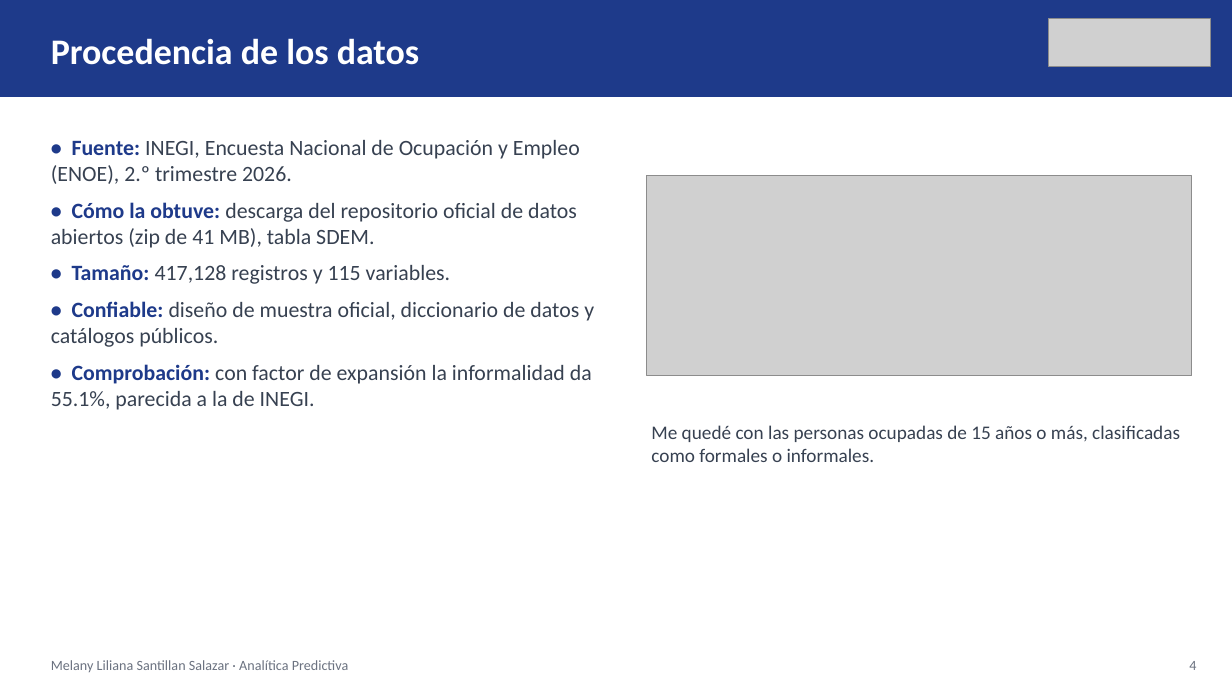
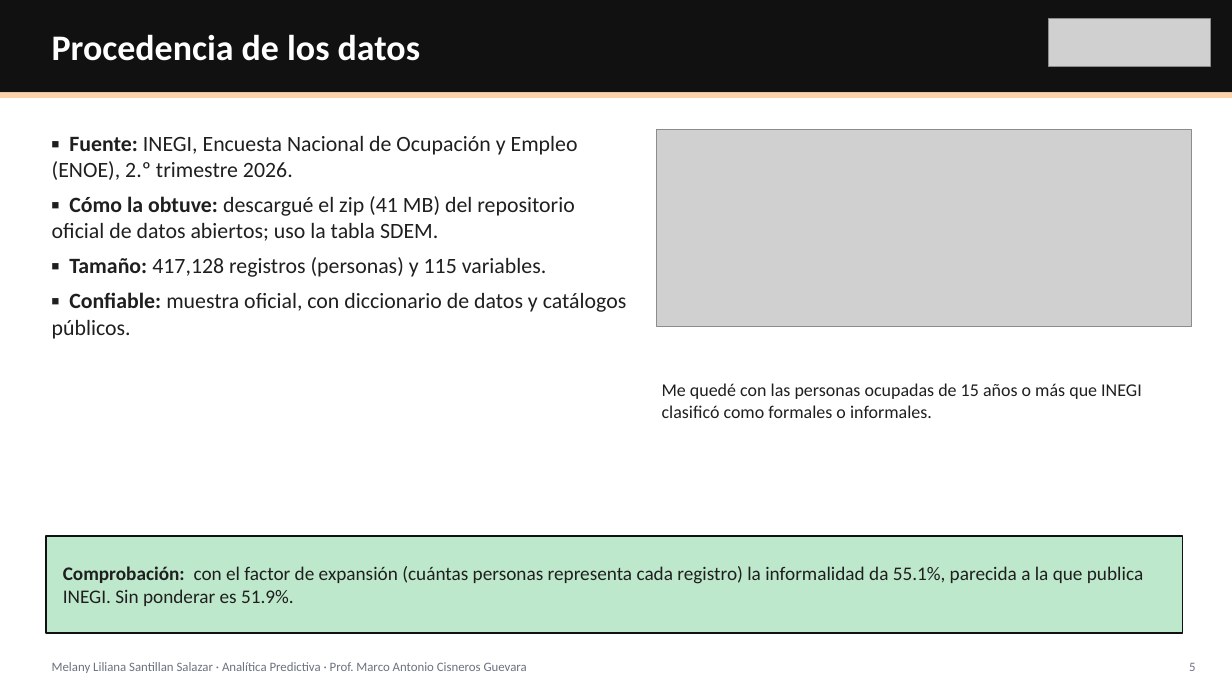
Before and after one commit to ivxnwww/Polymarket-UP-DOWN-5m, a slide deck: slide 5 of proyecto_enoe/Presentacion_Proyecto_ENOE.pptx (slide 4 before the commit). Drawn at 1232x693 pixels with LibreOffice and Linux fonts; fonts in the diff are those of the drawing; grey boxes stand for pictures. Boxes give left, top, right and bottom in pixels: in the first picture for what was removed or moved away, otherwise in the second. Text is boxed around its words. In the diff, an @@ line names an element or a change of style, - is before the commit and + after.

```diff
--- a/proyecto_enoe/Presentacion_Proyecto_ENOE.pptx
+++ b/proyecto_enoe/Presentacion_Proyecto_ENOE.pptx
@@ rectangle: place and size @@
-rectangle at [0, 0, 1232, 97]
+rectangle at [0, 0, 1232, 92]
@@ rectangle at [0, 0, 1232, 92]: fill #1E3A8A to #111111 @@
@@ text "Procedencia de los datos" at [52, 34, 420, 61]: less space between paragraphs @@
@@ rectangle added at [0, 92, 1232, 98], fill #FBD3A8 @@
@@ text at [52, 136, 627, 339]: text changed; text colour #374151 to #1F1F1F @@
-• Fuente: INEGI, Encuesta Nacional de Ocupación y Empleo (ENOE), 2.º trimestre 2026.
-• Cómo la obtuve: descarga del repositorio oficial de datos abiertos (zip de 41 MB), tabla SDEM.
-• Tamaño: 417,128 registros y 115 variables.
-• Confiable: diseño de muestra oficial, diccionario de datos y catálogos públicos.
-• Comprobación: con factor de expansión la informalidad da 55.1%, parecida a la de INEGI.
+▪ Fuente: INEGI, Encuesta Nacional de Ocupación y Empleo (ENOE), 2.º trimestre 2026.
+▪ Cómo la obtuve: descargué el zip (41 MB) del repositorio oficial de datos abiertos; uso la tabla SDEM.
+▪ Tamaño: 417,128 registros (personas) y 115 variables.
+▪ Confiable: muestra oficial, con diccionario de datos y catálogos públicos.
@@ picture: place and size @@
-picture at [647, 176, 1192, 376]
+picture at [656, 129, 1192, 326]
@@ text at [662, 383, 1142, 418]: text changed; size 15 to 14 pt; text colour #374151 to #1F1F1F @@
-Me quedé con las personas ocupadas de 15 años o más, clasificadas como formales o informales.
+Me quedé con las personas ocupadas de 15 años o más que INEGI clasificó como formales o informales.
@@ rectangle added at [46, 536, 1183, 633], fill #BDE8CB, outline #111111 1.25 pt @@
@@ text added at [63, 566, 1143, 606], 15 pt, text #1F1F1F @@
+Comprobación: con el factor de expansión (cuántas personas representa cada registro) la informalidad da 55.1%, parecida a la que publica INEGI. Sin ponderar es 51.9%.
@@ text at [52, 662, 527, 673]: text changed; size 11 to 10 pt @@
-Melany Liliana Santillan Salazar · Analítica Predictiva
+Melany Liliana Santillan Salazar · Analítica Predictiva · Prof. Marco Antonio Cisneros Guevara
@@ text removed at [1189, 661, 1196, 670] @@
-4
@@ text added at [1189, 663, 1195, 671], 10 pt, text #6B7280 @@
+5
```
Also in this commit, not shown: 13 other slides changed, 10 slides added, 3 slides removed, 23 other files.
